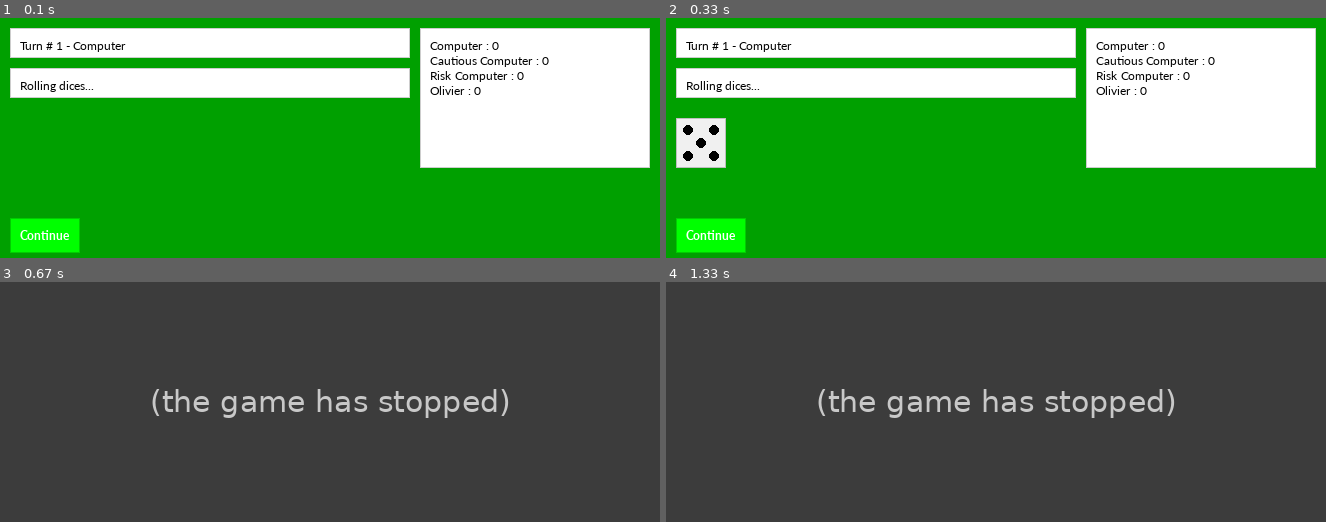
Above: before the commit, frames 1-4 (two rows, left to right).
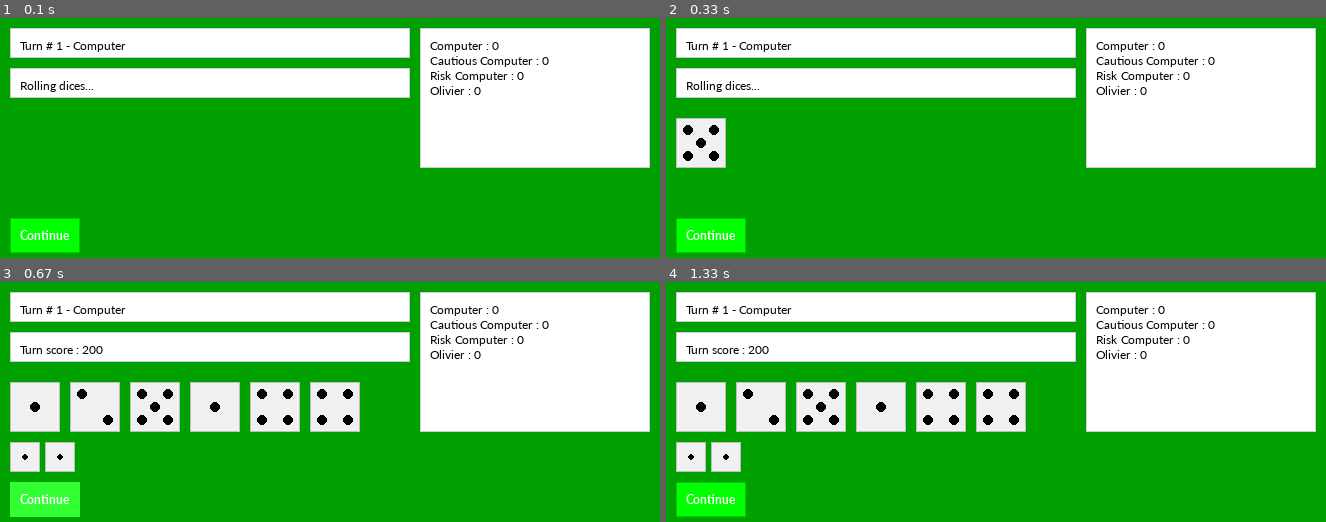
Above: after the commit, the same moments.

Repository: OlivierIrac/experiments
Game: pygame game, started from FarkleDiceGame/pygameMain.py
Two runs of this game, one before a commit and one after it. Both use one fixed random seed, a clock stepped at 60 frames per second and the inputs below.
Inputs (mouse positions are in pixels of both pictures, inside the frame that each line leads up to):
- Up to frame 1 (0.1 s): no input
- Up to frame 2 (0.33 s): no input
- Up to frame 3 (0.67 s): click "Continue" at 0.38 s
- Up to frame 4 (1.33 s): click (1075, 423) at 0.72 s; press the mouse at (877, 346) at 1.03 s; move the mouse to (877, 397) at 1.13 s; release the mouse at (870, 450) at 1.27 s

Frames 1-2 are identical in both runs. In frame 3, 100% of the frame differs, in the area x 0-100%, y 0-100%; in frame 4, 100%.
Error before the commit: IndexError: list index out of range (pygameUI.py line 373); the game stopped at 0.43 s (later frames are placeholders)

Commit message:
Fixed dicekept animation

Diff:
--- a/FarkleDiceGame/pygameMain.py
+++ b/FarkleDiceGame/pygameMain.py
@@ -119,7 +119,6 @@
         self.diceAnimationRunning = False
 
     def updateDiceAnimation(self):
-        print("updateDiceAnimation")
         # Animate dice kept
         if(self.diceAnimationRunning):
             if (self.diceKeptAnimationStep >= len(self.dicesKept)):
--- a/FarkleDiceGame/pygameUI.py
+++ b/FarkleDiceGame/pygameUI.py
@@ -170,7 +170,6 @@
         self.bottomRightMargin = self.size - self.topLeftMargin
 
     def setSelectable(self, selectable):
-        print("dice selectable", selectable)
         self.selectable = selectable
 
     def setDiceValue(self, diceValue):
@@ -297,12 +296,8 @@
                 DiceUI(self.diceRoll[n], self.size, (self.position[0] + n * (self.size + self.gap), self.position[1]), self.surface, self.color, self.selectable))
 
     def update(self, diceRoll):
-        self.diceRoll.clear()
-        self.diceRoll = diceRoll
-        self.diceDraw.clear()
-        for n in range(0, len(self.diceRoll)):
-            self.diceDraw.append(
-                DiceUI(self.diceRoll[n], self.size, (self.position[0] + n * (self.size + self.gap), self.position[1]), self.surface, self.color, self.selectable))
+        self.__init__(diceRoll, self.gap, self.size, self.position,
+                      self.surface, self.color, self.selectable)
 
     def remove(self, dice):
         for diceUI in self.diceDraw:
@@ -311,7 +306,6 @@
                 return
 
     def setSelectable(self, selectable):
-        print("DiceRoll set selectable", selectable)
         self.selectable = selectable
         for n in range(0, len(self.diceRoll)):
             self.diceDraw[n].setSelectable(self.selectable)
